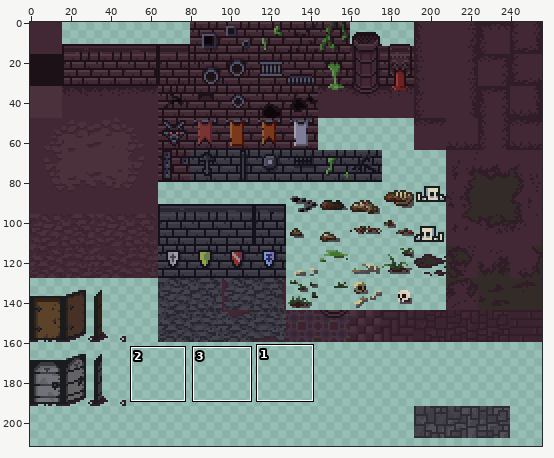
A sprite sheet gets an edit: Dungeon1.png. Above, an overview of the earlier version with the close-up marked.
Close-up. Earlier state:
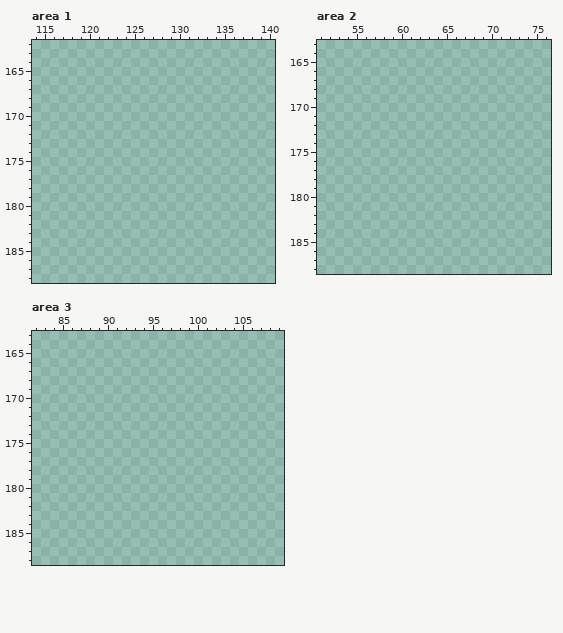
The file is 256x256 pixels. Colours within 5 levels of each other are drawn and written as one. Shown: area 1: x 114..140, y 162..188; area 2: x 51..76, y 163..188; area 3: x 82..109, y 163..188. The wide view leaves out empty margins.
New version:
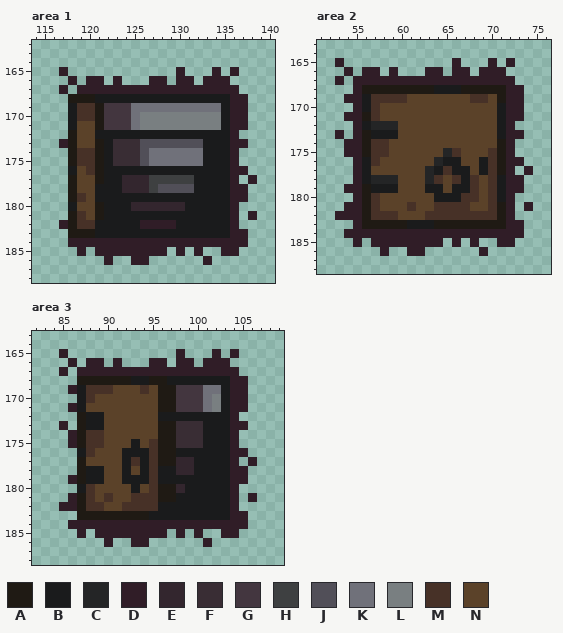
Palette (. is transparent): A #1f1a14  B #1a1b1c  C #242526  D #301d27  E #33262e  F #392d34  G #43363f  H #3e4041  J #514f58  K #70717a  L #797f81  M #473127  N #5b4229
The exact change:
Changed rows in their new state; - is an unchanged pixel.
Area 1:
first column x 117:
165 D------------D---D-D--
166 -D-DD-D---DD-DD-DDD---
167 D-DDDDDDDDDDDDDDDDDD--
168 -AAABBBBBBBBBBBBBBBDD-
169 -BMMAGGGKKKKKKKKKKBDD-
170 -BMMAGGGKLLLLLLLLLBDD-
171 -BNNAGGGKLLLLLLLLLBDD-
172 -ANNBBBBBBBBBBBBBBBD--
173 DANNABFFFJJJJJJJBBBDD-
174 -AMMABFFFJKKKKKKBBBD--
175 -AMMABFFFJKKKKKKBBBD--
176 -BNMABBBBBBBBBBBBBBDD-
177 -ANNABBEEEHHHHHBBBBD-D
178 -ANNBBBEEEHJJJJBBBBDD-
179 -AMNBBBBBBBBBBBBBBBDD-
180 -BNNABBBEEEEEEBBBBBD--
181 -AMNABBBBBBBBBBBBBBD-D
182 DAMMBBBBBDDDDBBBBBBD--
183 -AAABBBBBBBBBBBBBBBDD-
184 -DDDDDDDDDDDDDDDDDDDD-
185 --D-DDDDDDDD-D-D--DD--
186 -----D--DD------D-----
Area 2:
first column x 53:
165 D------------D---D-D--
166 -D-DD-D---DD-DD-DDD---
167 D-DDDDDDDDDDDDDDDDDD--
168 --DAAAAAAAABBBAAAAADD-
169 -DDBMMMMNNNNNNNMMNADD-
170 --DBMNNNNNNNNNNNNNBDD-
171 -DDAMNNNNNNNNNNNNNBDD-
172 --DBCCCNNNNNNNNNNNBD--
173 D-DABBBNNNNNNNNNNNBDD-
174 -DDAMMNNNNNNNNNNNNAD--
175 -DDAMMNNNNNNCMNNNMAD--
176 --DBMNNNNNNCBBNNBMADD-
177 --DBNNNNNNCBMBBNBMAD-D
178 --DBCCCNNNCMNMBMNMBDD-
179 -DDABBBNNNBBNBBMNMBDD-
180 --DAMNNNNNNBBBMMNMBD--
181 -DDAMNNNMNNMMMMNNMAD-D
182 DDDAMMMNNNMMMMMMMMAD--
183 --DAAAAABBBAAAAAAAADD-
184 -DDDDDDDDDDDDDDDDDDDD-
185 --D-DDDDDDDD-D-D--DD--
186 -----D--DD------D-----
Area 3:
first column x 85:
165 D------------D---D-D--
166 -D-DD-D---DD-DD-DDD---
167 D-DDDDDDDDDDDDDDDDDD--
168 --AAAAAABBAABBBBBBBDD-
169 -DBMMMNNNMNAAGGGKKBDD-
170 --BMNNNNNNNAAGGGKLBDD-
171 -DBNNNNNNNNAAGGGKLBDD-
172 --ABBNNNNNNBBBBBBBBD--
173 D-ABBNNNNNNAAFFFBBBDD-
174 -DAMMNNNNNNAAFFFBBBD--
175 -DAMMNNNBNMAAFFFBBBD--
176 --BMNNNBBBMAABBBBBBDD-
177 --ANNNNBMBMAAEEBBBBD-D
178 --ABBNNBNBMBBEEBBBBDD-
179 -DABBNNBBBMBBBBBBBBDD-
180 --BMNNNNBNMAAEBBBBBD--
181 -DAMNMNNMMMAABBBBBBD-D
182 DDAMMNNMMMMBBBBBBBBD--
183 --AAAAAAAABBBBBBBBBDD-
184 -DDDDDDDDDDDDDDDDDDDD-
185 --D-DDDDDDDD-D-D--DD--
186 -----D--DD------D-----
